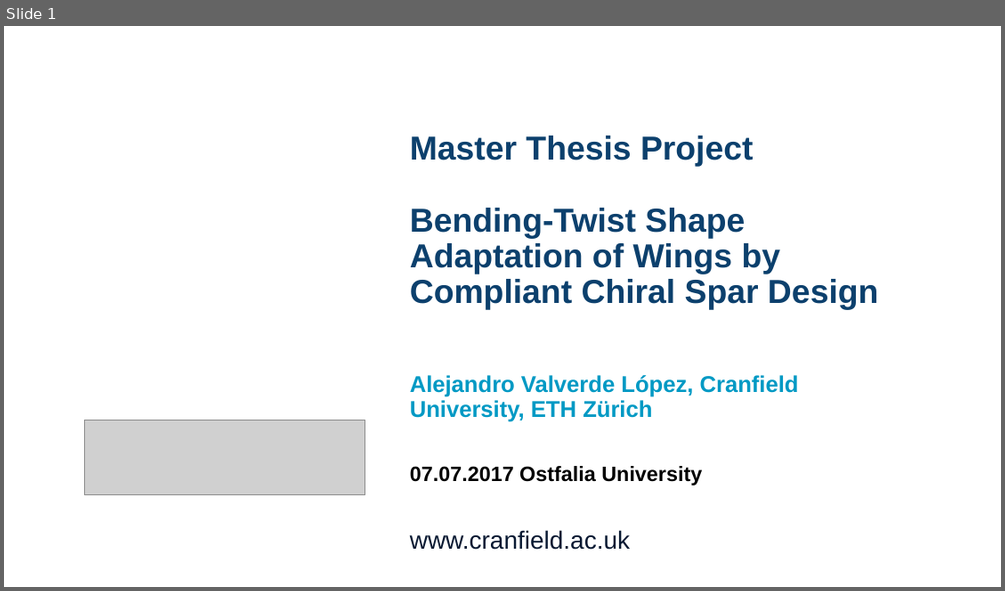
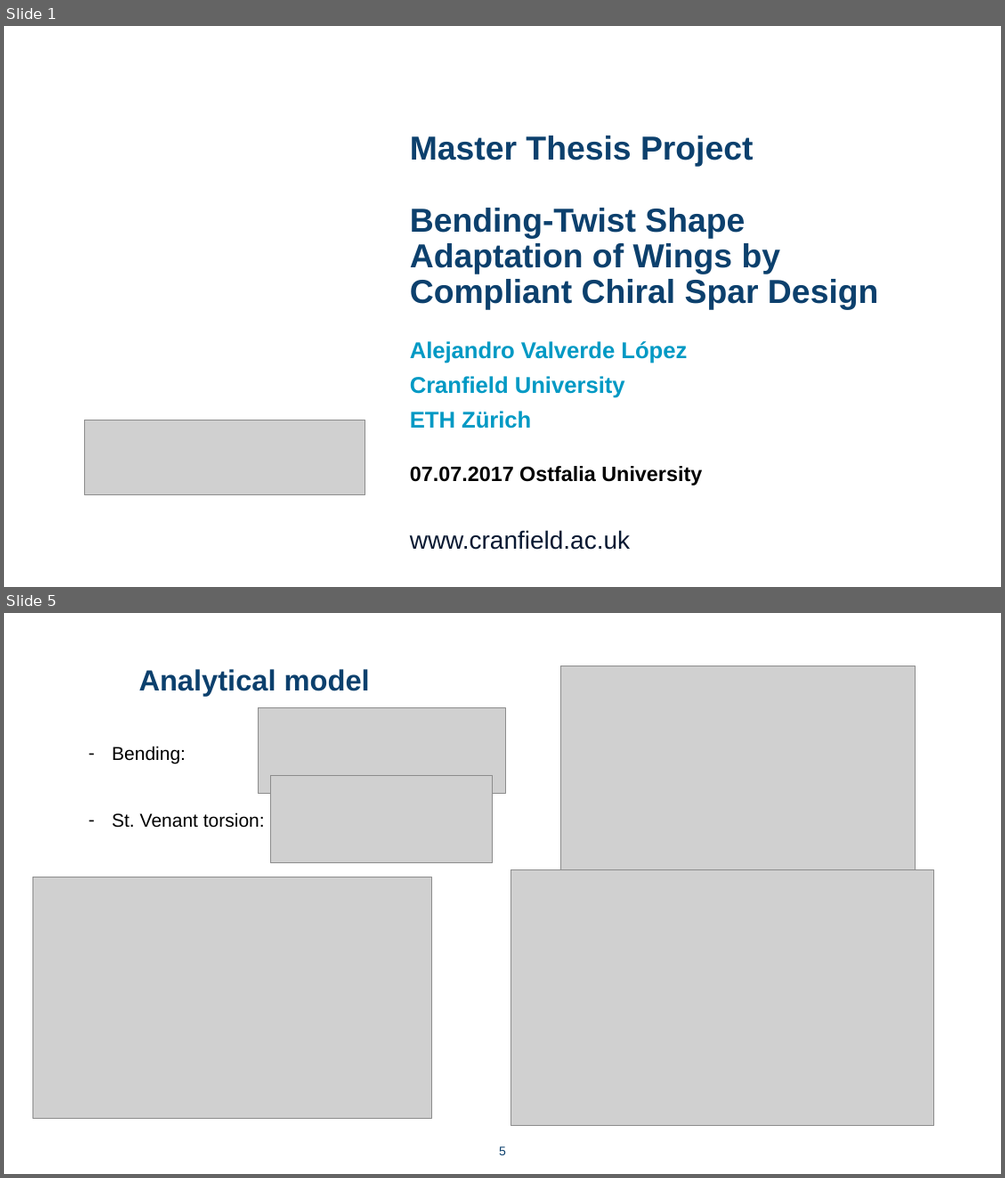
Before and after one commit to AlejandroValverde/presentation, a slide deck: Presentation_OstfaliaUni.pptx. Shown one above the other, each under a label of ours: slide 1 before the commit, slides 1 and 5 after it; the slides between them are not shown. The pictures are 1005x591 and 1005x1178 pixels, drawn with LibreOffice and Linux fonts; fonts in the diff are those of the drawing; grey boxes stand for pictures; background and template pictures are left out. Boxes give left, top, right and bottom in pixels: in the first picture for what was removed or moved away, otherwise in the second. Text is boxed around its words. In the diff, an @@ line names an element or a change of style, - is before the commit and + after.

```diff
--- a/Presentation_OstfaliaUni.pptx
+++ b/Presentation_OstfaliaUni.pptx
@@ slide 5 added at (x1=4, y1=613, x2=1001, y2=1174), background #FFFFFF @@
@@ text added at (x1=139, y1=669, x2=370, y2=696), 28 pt, text #0C406D, bold @@
+Analytical model
@@ picture added at (x1=561, y1=666, x2=914, y2=884) @@
@@ picture added at (x1=259, y1=708, x2=506, y2=793) @@
@@ text added at (x1=112, y1=746, x2=265, y2=827), 18 pt, text #000000 @@
+– Bending:
+– St. Venant torsion:
@@ picture added at (x1=271, y1=775, x2=493, y2=862) @@
@@ picture added at (x1=33, y1=877, x2=432, y2=1118) @@
@@ picture added at (x1=511, y1=870, x2=934, y2=1126) @@
@@ page number added at (x1=499, y1=1146, x2=506, y2=1155), 12 pt, text #0C406D @@
+5
@@ slide 1 changed as well @@
@@ text at (x1=410, y1=341, x2=687, y2=428): text changed @@
-Alejandro Valverde López, Cranfield University, ETH Zürich
+Alejandro Valverde López
+Cranfield University
+ETH Zürich
```
Also in this commit, not shown: 9 other slides added, 1 slide removed, 5 other files.
